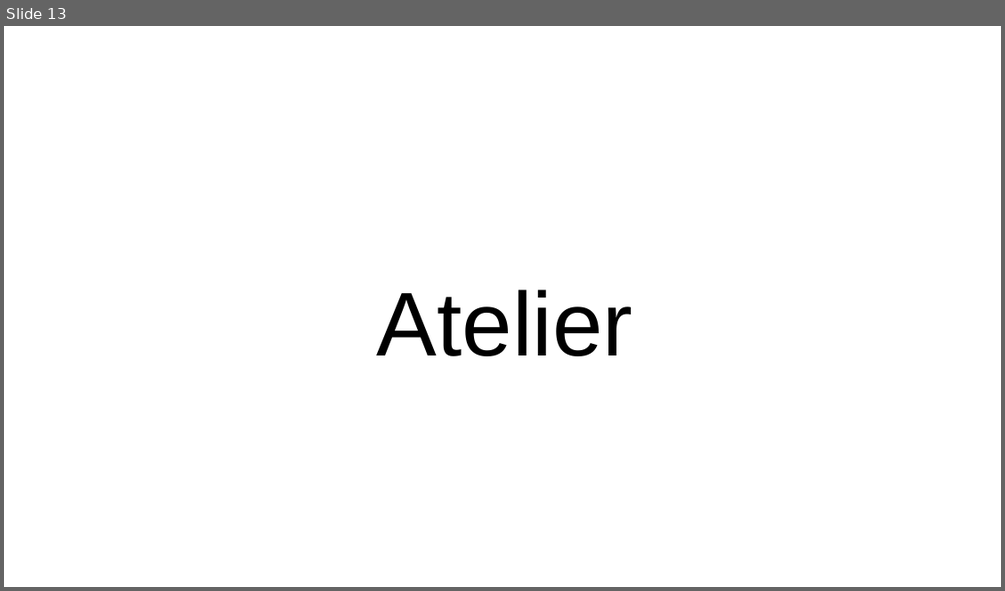
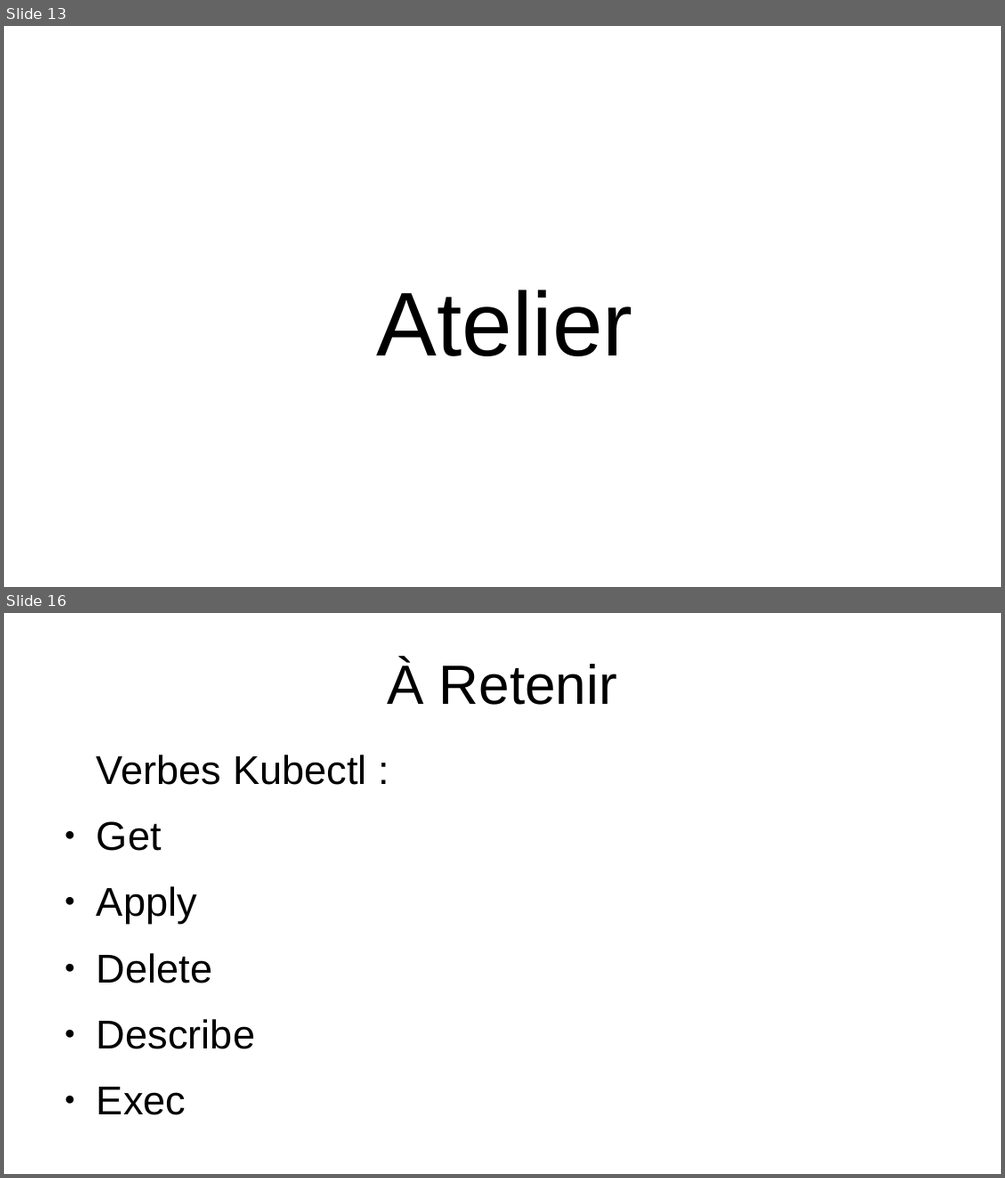
Before and after one commit to PaoloSini/Kube-DLVV, a slide deck: Pres.odp. Shown one above the other, each under a label of ours: slide 13 before the commit, slides 13 and 16 after it; the slides between them are not shown. The pictures are 1005x591 and 1005x1178 pixels, drawn with LibreOffice and Linux fonts; fonts in the diff are those of the drawing. Boxes give left, top, right and bottom in pixels: in the first picture for what was removed or moved away, otherwise in the second. Text is boxed around its words. In the diff, an @@ line names an element or a change of style, - is before the commit and + after.

```diff
--- a/Pres.odp
+++ b/Pres.odp
@@ slide 16 added at (x1=4, y1=613, x2=1001, y2=1174), background #FFFFFF @@
@@ title added at (x1=387, y1=659, x2=617, y2=705), 44 pt, text #000000 @@
+À Retenir
@@ text added at (x1=97, y1=755, x2=367, y2=1115), 32 pt, text #000000 @@
+Verbes Kubectl :
+● Get
+● Apply
+● Delete
+● Describe
+● Exec
```
Also in this commit, not shown: 1 slide changed, 3 other slides added, 5 other files.
